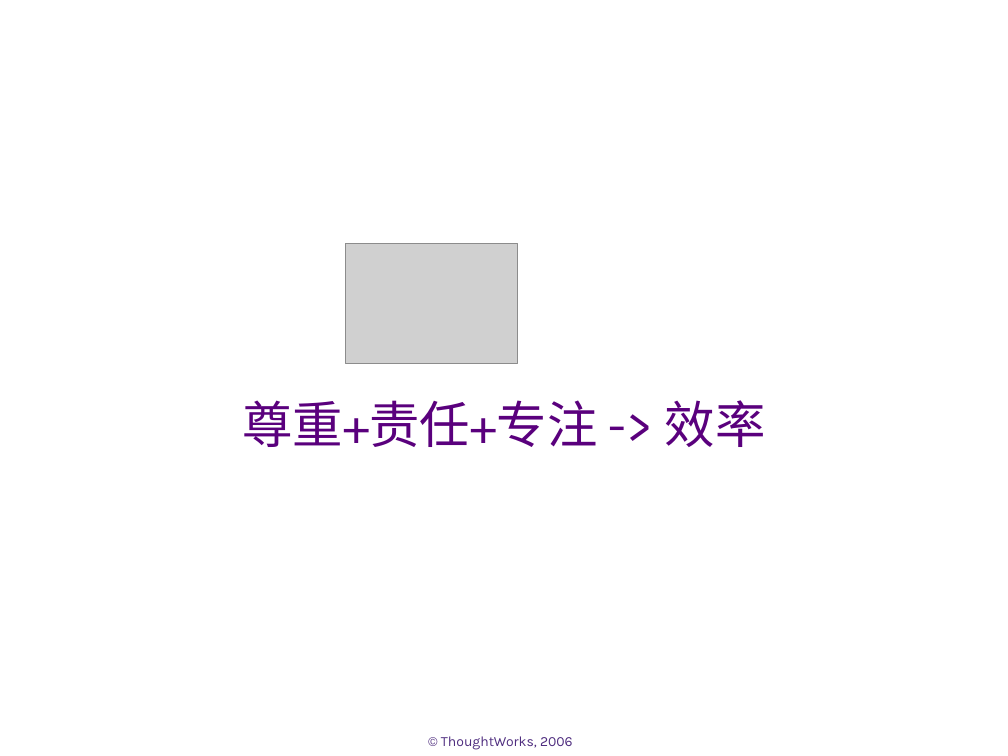
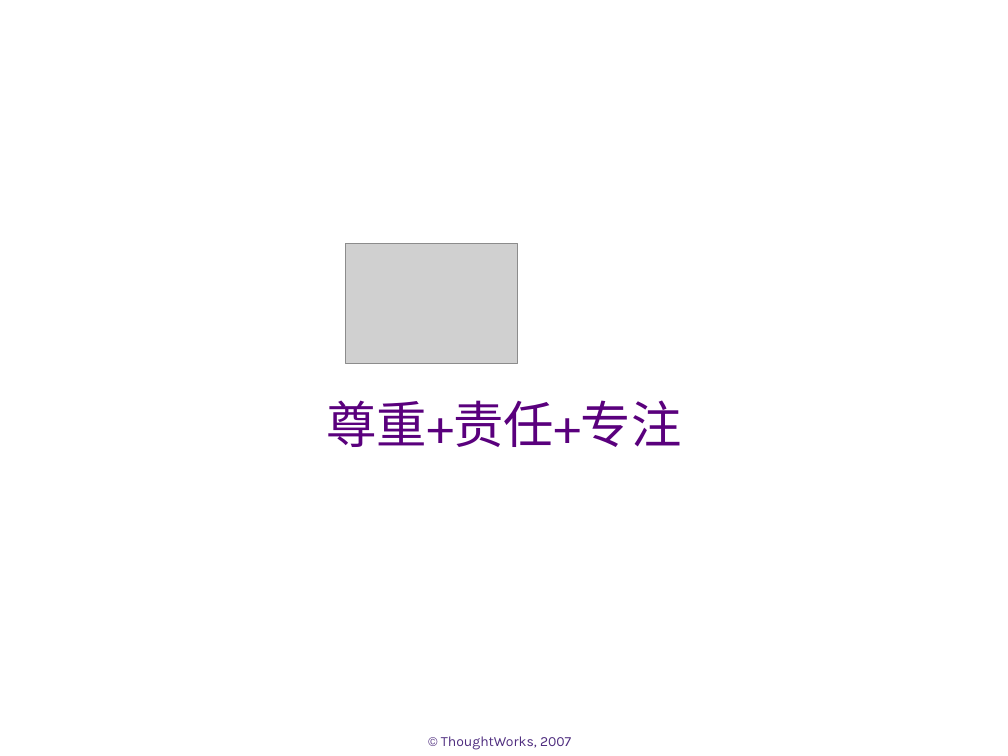
Before and after one commit to whimet/agilechina, a slide deck: slide 8 of docs/demo.ppt (slide 11 before the commit). Drawn at 1008x756 pixels with LibreOffice and Linux fonts; fonts in the diff are those of the drawing; grey boxes stand for pictures; background and template pictures are left out. Boxes give left, top, right and bottom in pixels: in the first picture for what was removed or moved away, otherwise in the second. Text is boxed around its words. In the diff, an @@ line names an element or a change of style, - is before the commit and + after.

```diff
--- a/docs/demo.ppt
+++ b/docs/demo.ppt
@@ subtitle at (326,400,681,447): text changed @@
-尊重+责任+专注 -> 效率
+尊重+责任+专注
@@ text at (441,736,571,750): text changed @@
-© ThoughtWorks, 2006
+© ThoughtWorks, 2007
```
Also in this commit, not shown: 9 other slides changed, 8 slides added, 10 slides removed.
